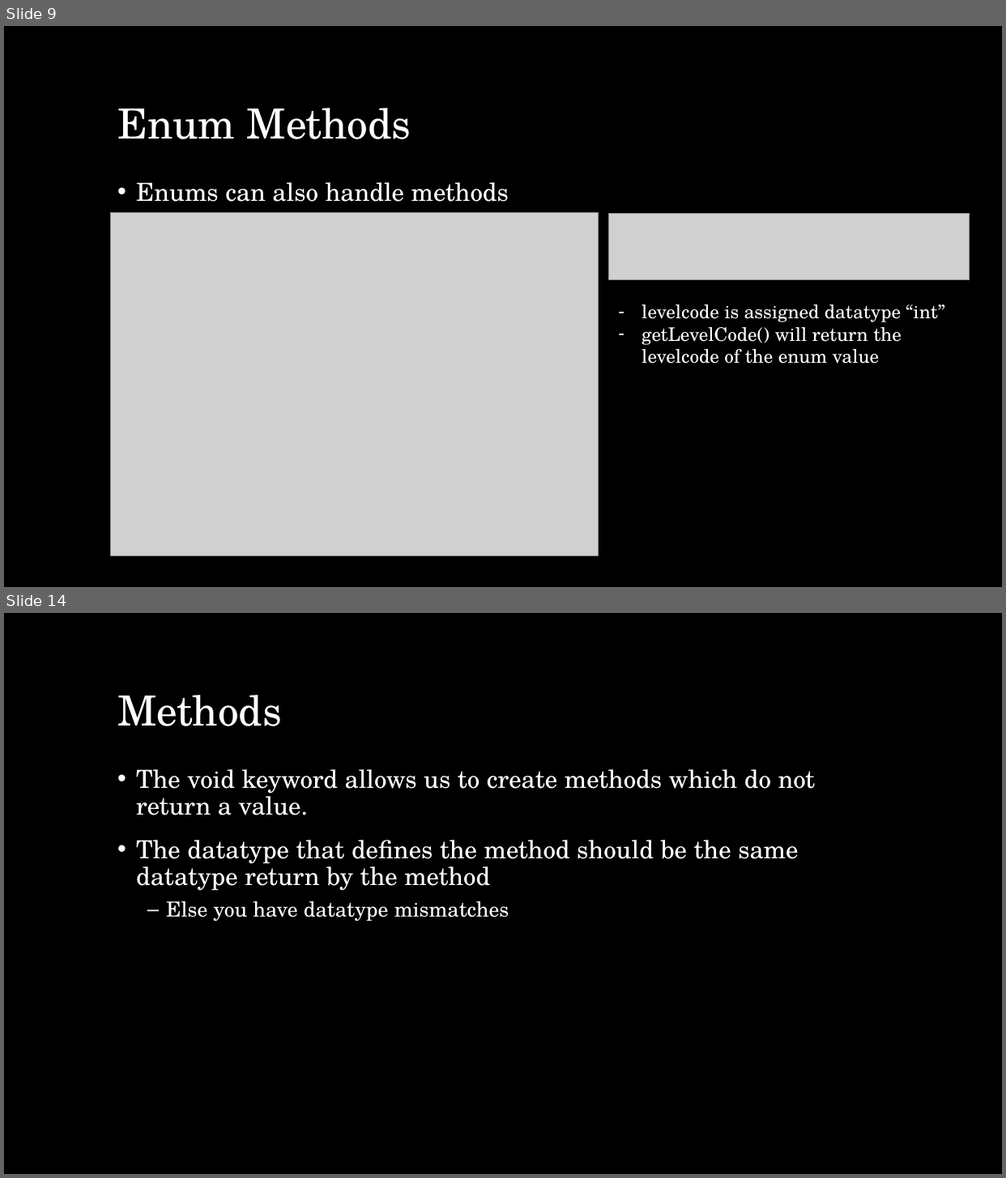
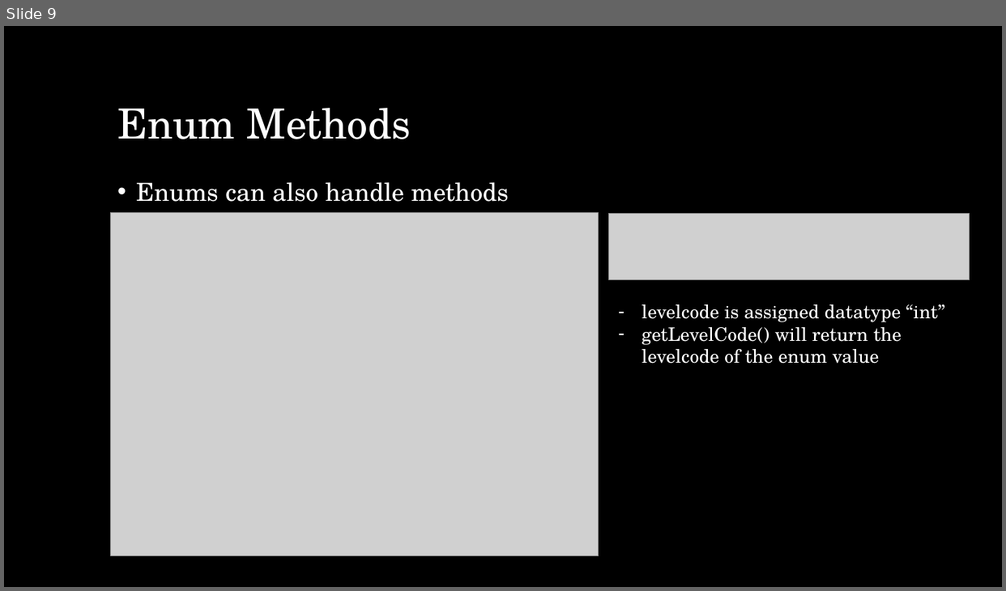
Before and after one commit to Mechanical-Advantage/Training2018, a slide deck: doc/java/slides/week4.pptx. Shown one above the other, each under a label of ours: slides 9 and 14 before the commit, slide 9 after it; the slides between them are not shown. The pictures are 1006x1178 and 1006x591 pixels, drawn with LibreOffice and Linux fonts; fonts in the diff are those of the drawing; grey boxes stand for pictures; background and template pictures are left out. Boxes give left, top, right and bottom in pixels: in the first picture for what was removed or moved away, otherwise in the second. Text is boxed around its words. In the diff, an @@ line names an element or a change of style, - is before the commit and + after.

```diff
--- a/doc/java/slides/week4.pptx
+++ b/doc/java/slides/week4.pptx
@@ slide 14 removed at (4,613,1002,1174), background picture (left out) @@
@@ title removed at (117,695,282,726) @@
-Methods
@@ text removed at (136,769,816,922) @@
-• The void keyword allows us to create methods which do not return a value.
-• The datatype that defines the method should be the same datatype return by the method
-  – Else you have datatype mismatches
```
Also in this commit, not shown: 3 slides changed, 5 other slides removed, 1 other file.
